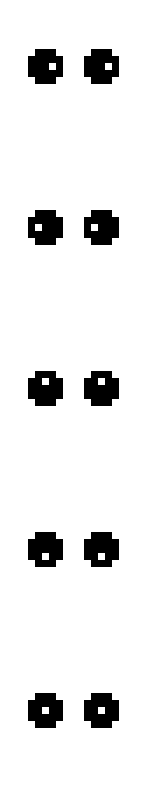
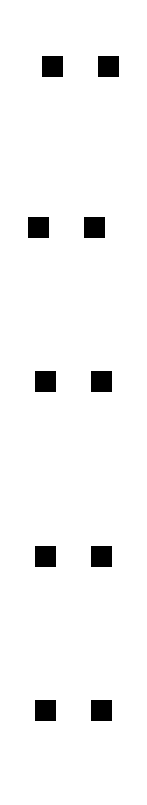
Layered file, before and after one edit (147px x 805px). Changes by layer:
renamed "Layer #1" to "Eyes (new)", painted on it over [28, 49, 119, 728]
renamed "Layer" to "Eyes (old)", painted on it over [28, 49, 119, 728]
renamed "Background" to "Body", hid it over [28, 49, 119, 728]
